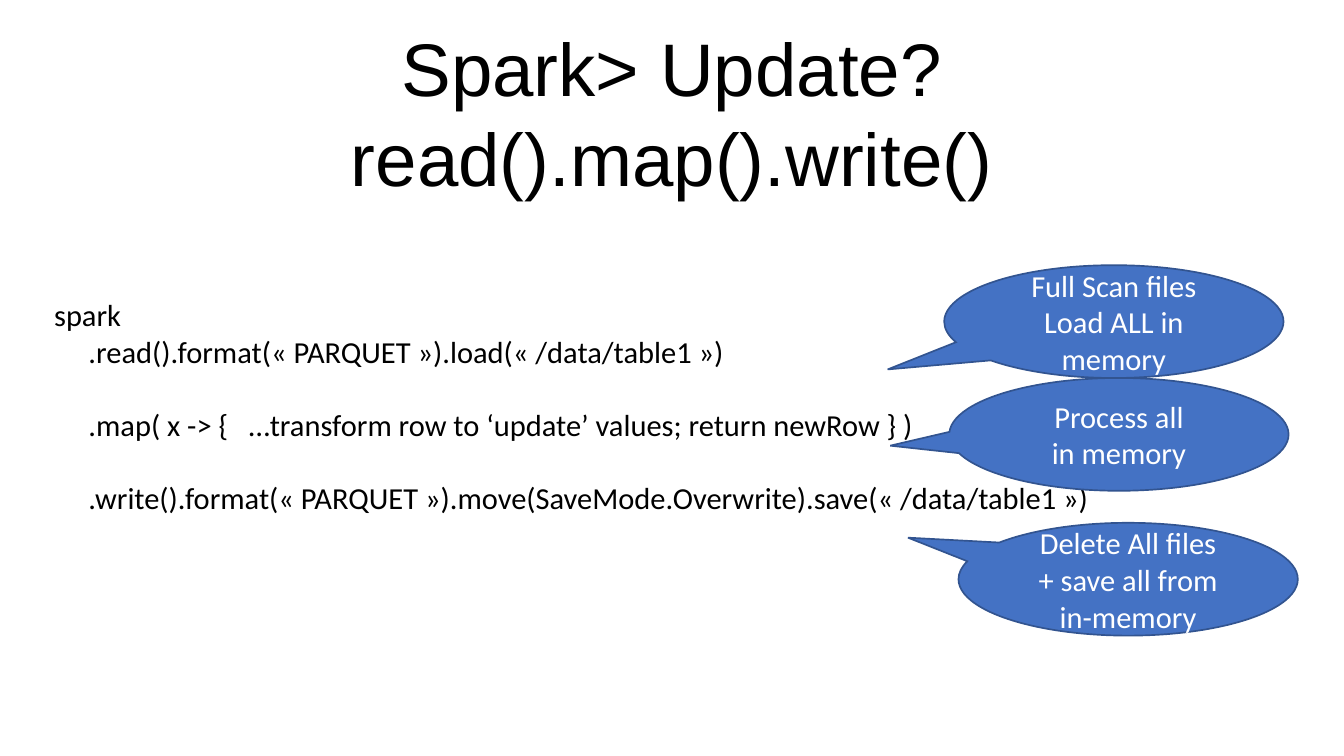
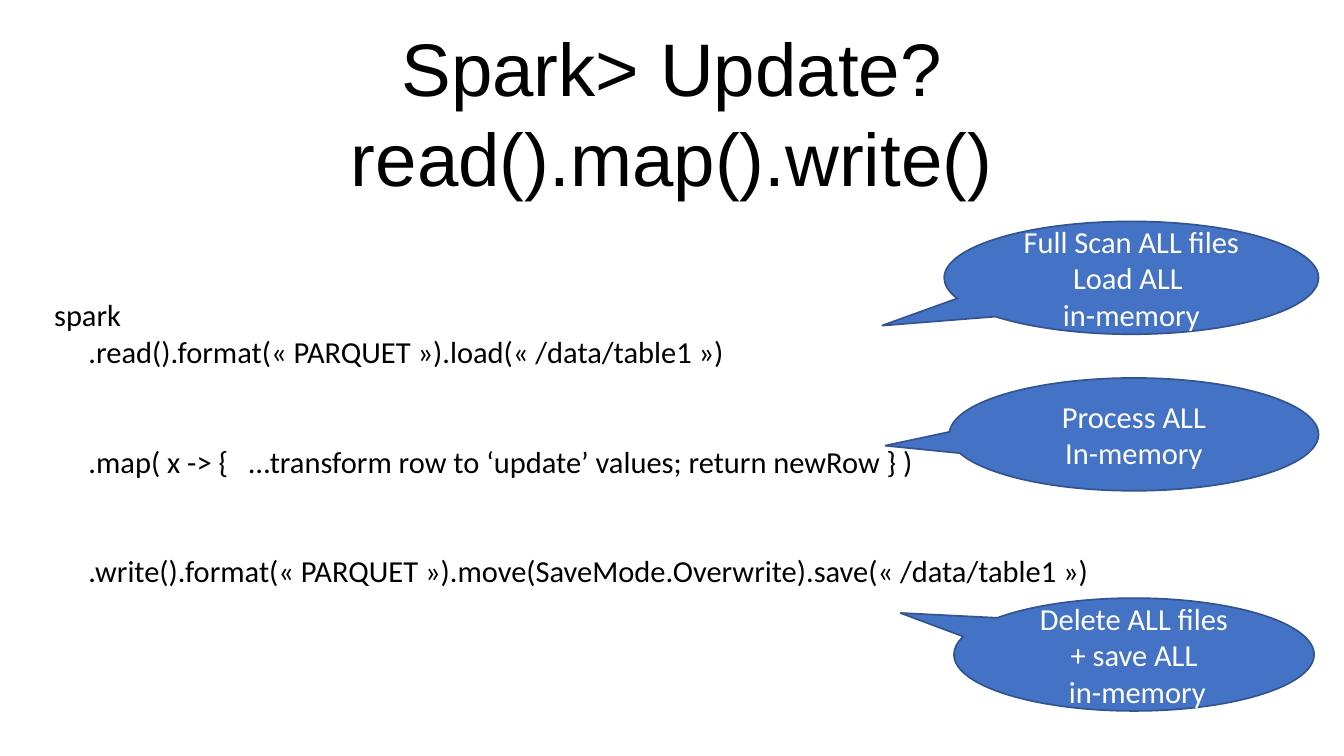
Before and after one commit to Arnaud-Nauwynck/presentations, a slide deck: slide 16 of pres-bigdata/BigData-4-hadoop-parquet-spark.pptx. Drawn at 1344x756 pixels with LibreOffice and Linux fonts; fonts in the diff are those of the drawing. Boxes give left, top, right and bottom in pixels: in the first picture for what was removed or moved away, otherwise in the second. Text is boxed around its words. In the diff, an @@ line names an element or a change of style, - is before the commit and + after.

```diff
--- a/pres-bigdata/BigData-4-hadoop-parquet-spark.pptx
+++ b/pres-bigdata/BigData-4-hadoop-parquet-spark.pptx
@@ speech bubble "Full Scan ALL files": place and size @@
-speech bubble "Full Scan ALL files" at <box>945,265,1284,378</box>
+speech bubble "Full Scan ALL files" at <box>945,222,1320,335</box>
@@ text in speech bubble at <box>1024,227,1239,334</box>: text changed @@
-Full Scan files
-Load ALL in memory
+Full Scan ALL files
+Load ALL
+in-memory
@@ text "spark .read().format(« PARQUET »).load(« /data/table1 ..." rewrapped from <box>54,305,1056,511</box> to <box>54,305,1056,586</box> @@
@@ speech bubble "Process ALL": place and size @@
-speech bubble "Process ALL" at <box>950,378,1289,491</box>
+speech bubble "Process ALL" at <box>950,378,1320,491</box>
@@ text in speech bubble at <box>1062,408,1206,469</box>: text changed @@
-Process all
-in memory
+Process ALL
+In-memory
@@ speech bubble "Delete ALL files": place and size @@
-speech bubble "Delete ALL files" at <box>959,523,1298,637</box>
+speech bubble "Delete ALL files" at <box>955,599,1315,712</box>
@@ text in speech bubble at <box>1040,604,1228,710</box>: text changed @@
-Delete All files
-+ save all from in-memory
+Delete ALL files
++ save ALL
+in-memory
```
Also in this commit, not shown: 7 other slides changed, 17 slides added, 1 other file.
